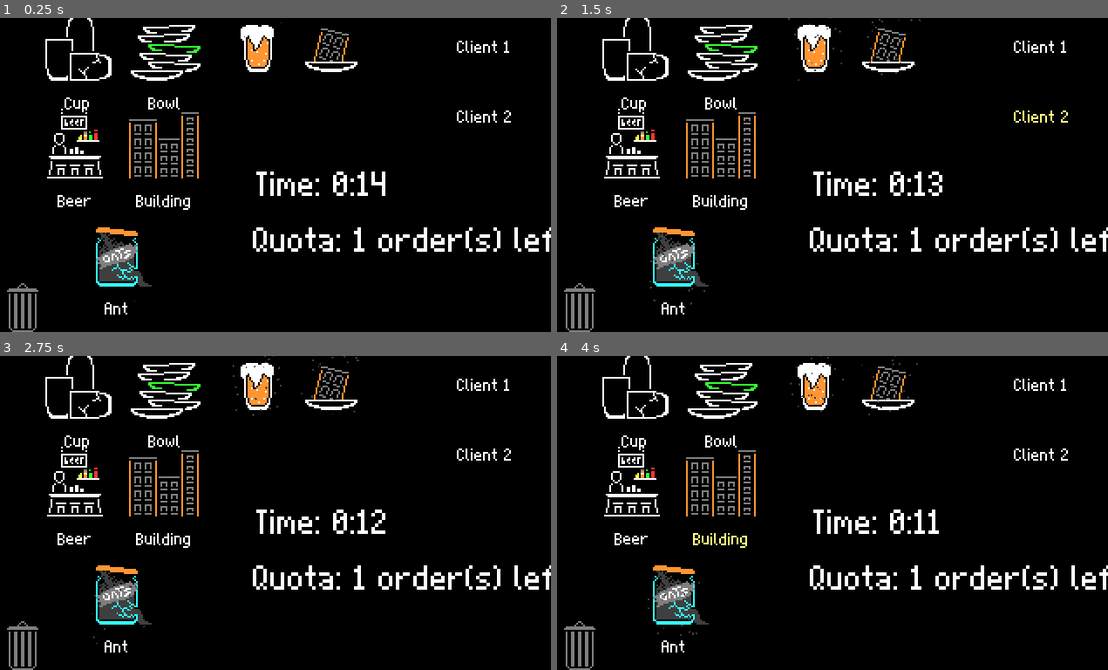
Above: before the commit, frames 1-4 (two rows, left to right).
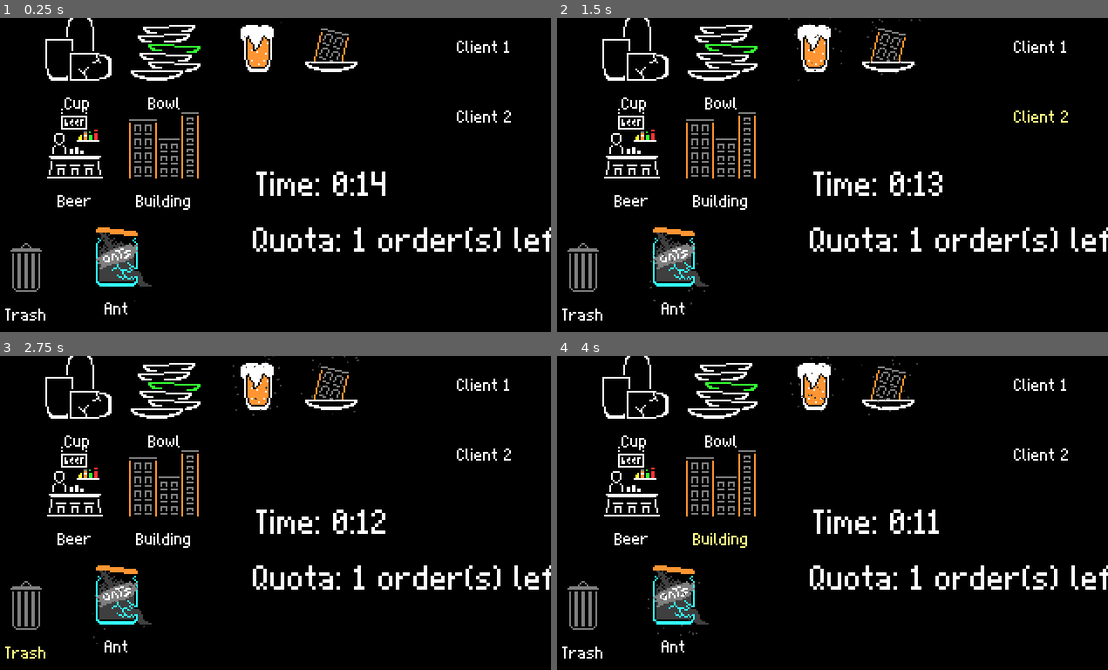
Above: after the commit, the same moments.

Repository: Banalian/BitBiscuit-GMTK2024
Game: Godot game, scene res://Scenes/Gyms/bana_gym.tscn
Two runs of this game, one before a commit and one after it. Both use one fixed random seed, a clock stepped at 60 frames per second and the inputs below. This scene is started directly instead of the project's main scene.
Inputs:
- Up to frame 1 (0.25 s): no input
- Up to frame 2 (1.5 s): click "Client 1" at 0.5 s; click "Client 2" at 1.25 s
- Up to frame 3 (2.75 s): click "Trash" at 2 s
- Up to frame 4 (4 s): click "Beer" at 2.75 s; click "Building" at 3.5 s

The runs differ from the first frame. In frame 1, 0.8% of the frame differs, in the area x 0-9%, y 71-100%; in frame 2, 0.8%; in frame 3, 0.8%; in frame 4, 0.8%.

Commit message:
feat(pause): add pause menu

Diff:
--- a/Scenes/Gyms/bana_gym.tscn
+++ b/Scenes/Gyms/bana_gym.tscn
@@ -14,6 +14,7 @@
 [ext_resource type="PackedScene" uid="uid://dpskv36p3tjfs" path="res://Scenes/mix_displayer.tscn" id="11_2afnp"]
 [ext_resource type="Script" path="res://Scripts/game_timer.gd" id="12_5d31o"]
 [ext_resource type="Script" path="res://Scripts/order_manager.gd" id="14_fw2fn"]
+[ext_resource type="PackedScene" uid="uid://52sp7r23y60o" path="res://Scenes/pause_handler.tscn" id="15_v72wu"]
 
 [node name="Control" type="Control"]
 layout_mode = 3
@@ -60,10 +61,10 @@
 
 [node name="Trash" parent="." node_paths=PackedStringArray("holder") instance=ExtResource("6_nvdae")]
 layout_mode = 0
-offset_left = -17.0
-offset_top = 147.0
-offset_right = 50.0
-offset_bottom = 178.0
+offset_left = -15.0
+offset_top = 124.0
+offset_right = 52.0
+offset_bottom = 184.0
 holder = NodePath("../Holder")
 
 [node name="Beer" parent="." instance=ExtResource("1_ku2gi")]
@@ -126,5 +127,8 @@
 [node name="OrderDisplay2" parent="GameManager/OrderManager" instance=ExtResource("11_2afnp")]
 position = Vector2(194, 15)
 
+[node name="PauseHandler" parent="." node_paths=PackedStringArray("_timers") instance=ExtResource("15_v72wu")]
+_timers = [NodePath("../GameManager/GameTimer/Timer")]
+
 [connection signal="timeout" from="GameManager/GameTimer/Timer" to="GameManager" method="_on_timer_end"]
 [connection signal="order_completed" from="GameManager/OrderManager" to="GameManager" method="_on_order_completed"]
--- /dev/null
+++ b/Scenes/pause_handler.tscn
@@ -0,0 +1,34 @@
+[gd_scene load_steps=2 format=3 uid="uid://52sp7r23y60o"]
+
+[ext_resource type="Script" path="res://Scripts/pause_handler.gd" id="1_hd2wo"]
+
+[node name="PauseHandler" type="Node2D" node_paths=PackedStringArray("_timers")]
+script = ExtResource("1_hd2wo")
+_timers = [NodePath("")]
+
+[node name="Panel" type="Panel" parent="."]
+visible = false
+top_level = true
+offset_right = 320.0
+offset_bottom = 180.0
+
+[node name="VBoxContainer" type="VBoxContainer" parent="Panel"]
+layout_mode = 1
+anchors_preset = 8
+anchor_left = 0.5
+anchor_top = 0.5
+anchor_right = 0.5
+anchor_bottom = 0.5
+offset_left = -30.0
+offset_top = -20.0
+offset_right = 30.0
+offset_bottom = 20.0
+grow_horizontal = 2
+grow_vertical = 2
+alignment = 1
+
+[node name="Label" type="Label" parent="Panel/VBoxContainer"]
+layout_mode = 2
+text = "Paused"
+horizontal_alignment = 1
+vertical_alignment = 1
--- /dev/null
+++ b/Scripts/pause_handler.gd
@@ -0,0 +1,28 @@
+extends Node
+
+
+@export var _timers: Array[Timer]
+@onready var _panel = $Panel
+var _paused:= false
+
+# Called when the node enters the scene tree for the first time.
+func _ready() -> void:
+	pass
+
+
+# Called every frame. 'delta' is the elapsed time since the previous frame.
+func _process(delta: float) -> void:
+	pass
+
+
+func toggle_pause():
+	_paused = not _paused
+	_panel.visible = _paused
+	for timer in _timers:
+		timer.paused = _paused
+
+
+func _unhandled_input(event):
+	if event is InputEventKey and event.pressed:
+		if event.keycode == KEY_ESCAPE:
+			toggle_pause()
Not shown: 1 places in Scenes/Gyms/bana_gym.tscn that only renumber resources
